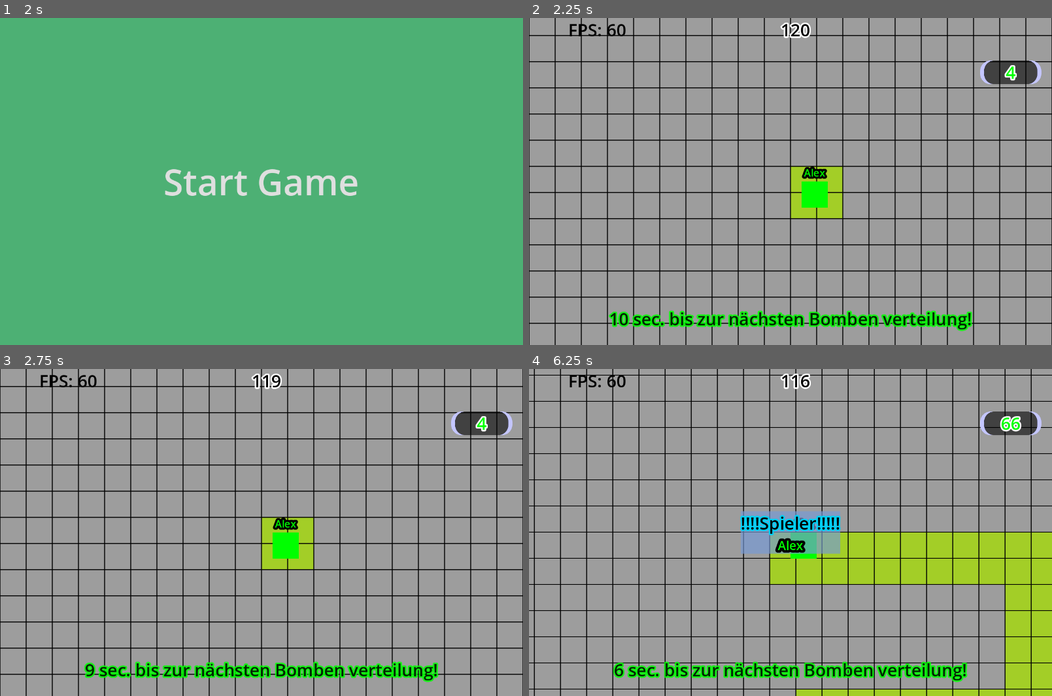
Above: before the commit, frames 1-4 (two rows, left to right).
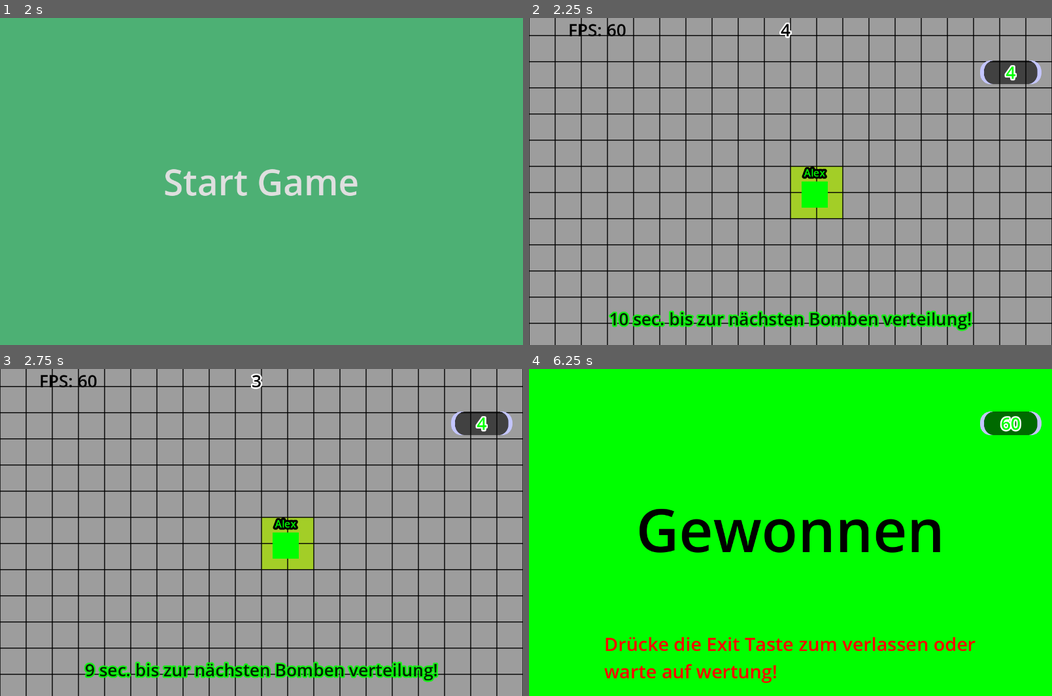
Above: after the commit, the same moments.

Repository: NIK-98/Paint_The_Ground
Game: Godot game, scene res://sceens/level.tscn
The game is run twice, just before and just after one commit, with the same random seed, the same clock (stepped at 60 frames per second) and the same inputs. This scene is started directly instead of the project's main scene.
Inputs (mouse positions are in pixels of both pictures, inside the frame that each line leads up to):
- Up to frame 1 (2 s): click (261, 34) at 0.52 s; type "Alex" at 0.6 s; click "Bestätiegen" at 1.25 s
- Up to frame 2 (2.25 s): click "Start Game" at 2 s
- Up to frame 3 (2.75 s): no input
- Up to frame 4 (6.25 s): move the mouse to (905, 516) at 2.77 s; hold D (right) 2.78-3.53 s; hold Tab (Info) 2.78-3.53 s; click (905, 516) at 2.92 s; tap Enter at 3.5, 5 s; move the mouse to (685, 548) at 3.52 s; hold S (down) 3.53-4.28 s; tap Tab (Info) at 3.6, 5.1 s; tap Space at 4.25 s; move the mouse to (842, 460) at 4.27 s; hold D (right) 4.28-5.03 s; hold Tab (Info) 4.28-5.03 s; move the mouse to (764, 597) at 5.02 s; hold W (up) 5.03-5.78 s; click (764, 597) at 5.17 s; move the mouse to (947, 581) at 5.77 s; hold A (left) from 5.78 s (still down); hold Tab (Info) from 5.78 s (still down)

Frame 1 is identical in both runs. In frame 2, 0.2% of the frame differs, in the area x 47-54%, y 1-7%; in frame 3, 0.2%; in frame 4, 99%, in the area x 0-100%, y 0-100%.
Error in both runs: Attempt to call function 'get_node' in base 'null instance' on a null instance. (res://scripts/level.gd:189)

Commit message:
kleinere bug fixes

Diff:
--- a/sceens/level.tscn
+++ b/sceens/level.tscn
@@ -351,7 +351,7 @@
 [node name="Scoreboard" parent="." instance=ExtResource("17_4co2s")]
 
 [node name="Timer" type="Timer" parent="." groups=["timer"]]
-wait_time = 120.0
+wait_time = 4.0
 
 [node name="Timerende" type="Timer" parent="."]
 wait_time = 3.0
--- a/scripts/level.gd
+++ b/scripts/level.gd
@@ -228,7 +228,6 @@
 	$Timer.stop()
 	$Timerbomb.stop()
 	Time_out = false
-	$loby.visible = true
 	$Werten.visible = false
 	$CanvasLayer/Time.visible = false
 	$CanvasLayer/Bomb_time.visible = false
--- a/scripts/loby.gd
+++ b/scripts/loby.gd
@@ -233,6 +233,7 @@
 			reset_var.rpc()
 			get_parent().get_node("Scoreboard").Scoreboard_List = []
 			get_parent().reset_vars_level.rpc()
+			visible = true
 			get_parent().stoped_game.rpc()
 			get_parent().reset_bomben.rpc()
 			exit()
@@ -240,6 +241,7 @@
 func restart_game():
 	get_parent().reset_vars_level.rpc()
 	get_parent().stoped_game.rpc()
+	get_parent().show_start.rpc()
 
 
 @rpc("any_peer","call_local")
